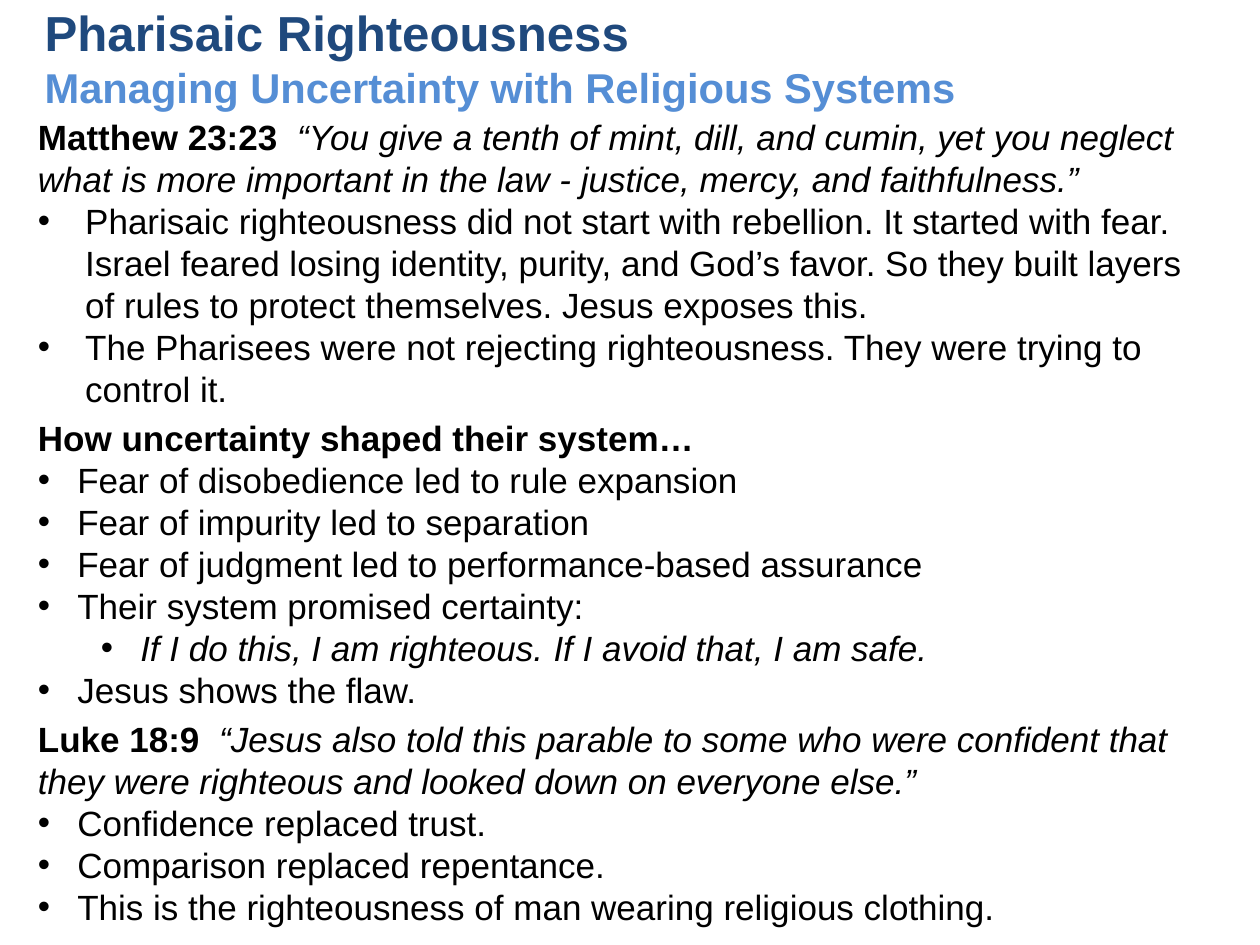
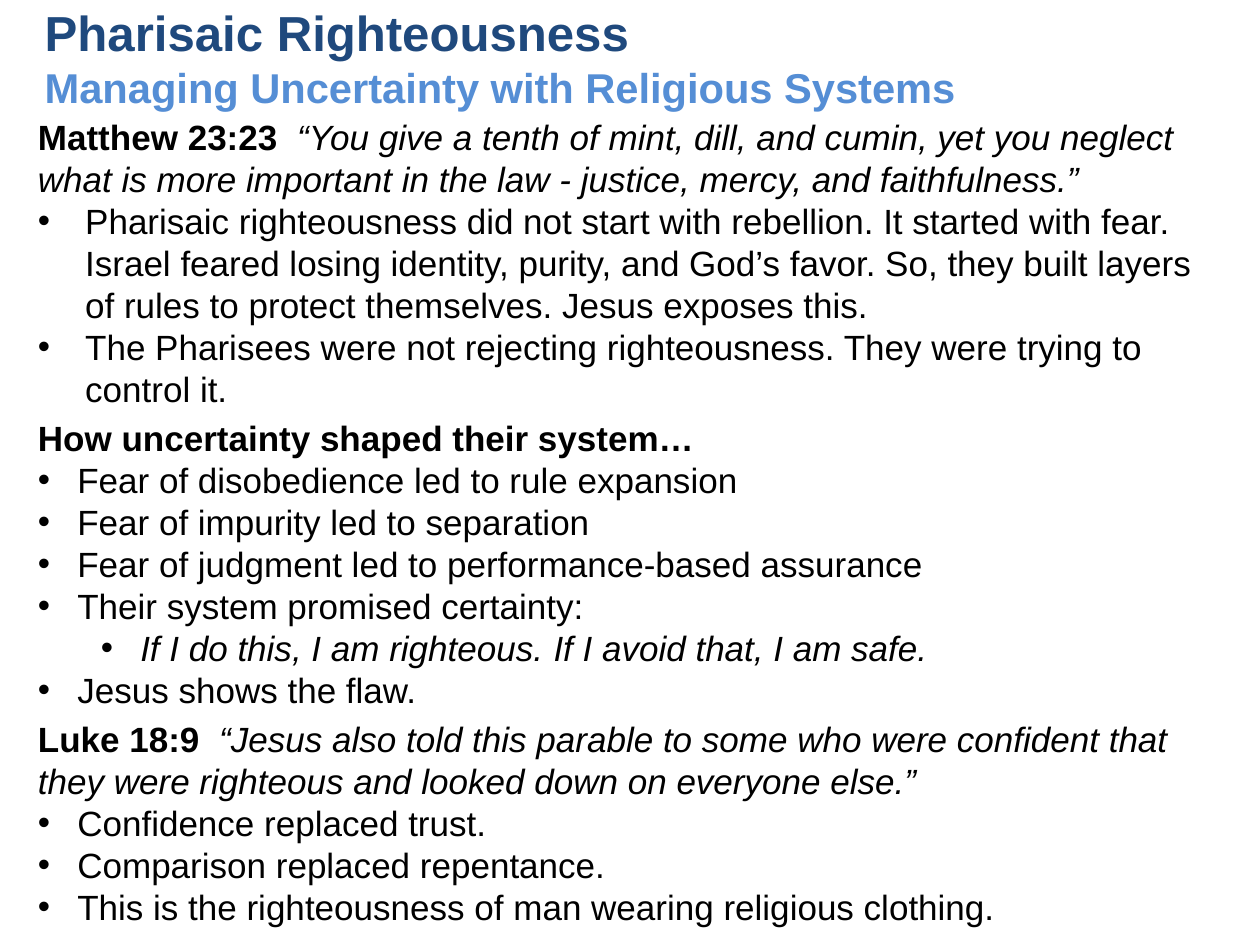
Before and after one commit to UsefulEngines/EvangelismPublic, a slide deck: slide 4 of 2026-Q1/Righteousness3/2026-01-18-Righteous-3.pptx. Drawn at 1260x945 pixels with LibreOffice and Linux fonts; fonts in the diff are those of the drawing. Boxes give left, top, right and bottom in pixels: in the first picture for what was removed or moved away, otherwise in the second. Text is boxed around its words. In the diff, an @@ line names an element or a change of style, - is before the commit and + after.

```diff
--- a/2026-Q1/Righteousness3/2026-01-18-Righteous-3.pptx
+++ b/2026-Q1/Righteousness3/2026-01-18-Righteous-3.pptx
@@ text at (85,208,1190,325): text changed @@
-• Pharisaic righteousness did not start with rebellion. It started with fear. Israel feared losing identity, purity, and God’s favor. So they built layers of rules to protect themselves. Jesus exposes this.
+• Pharisaic righteousness did not start with rebellion. It started with fear. Israel feared losing identity, purity, and God’s favor. So, they built layers of rules to protect themselves. Jesus exposes this.
```
Also in this commit, not shown: 8 other slides changed, 1 slide removed, 1 other file.
